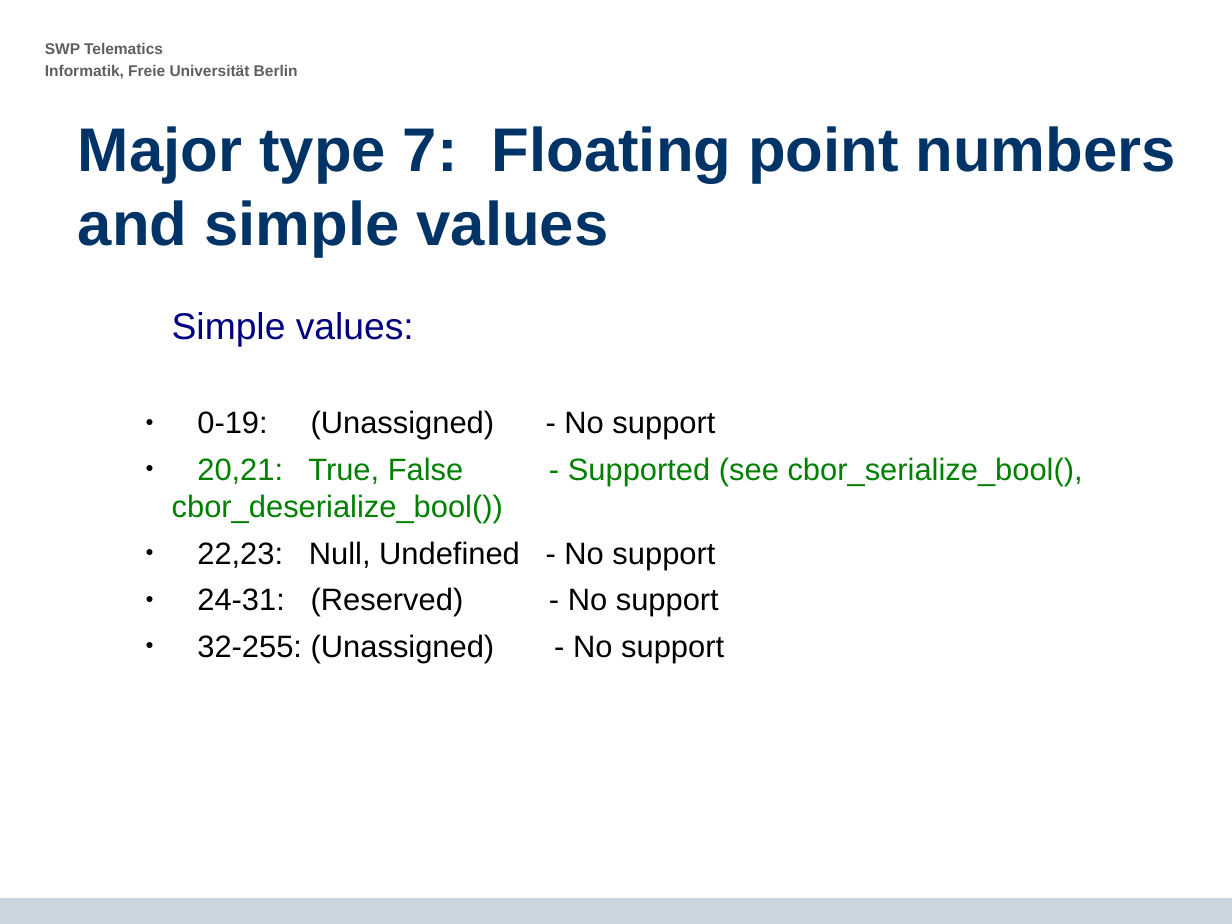
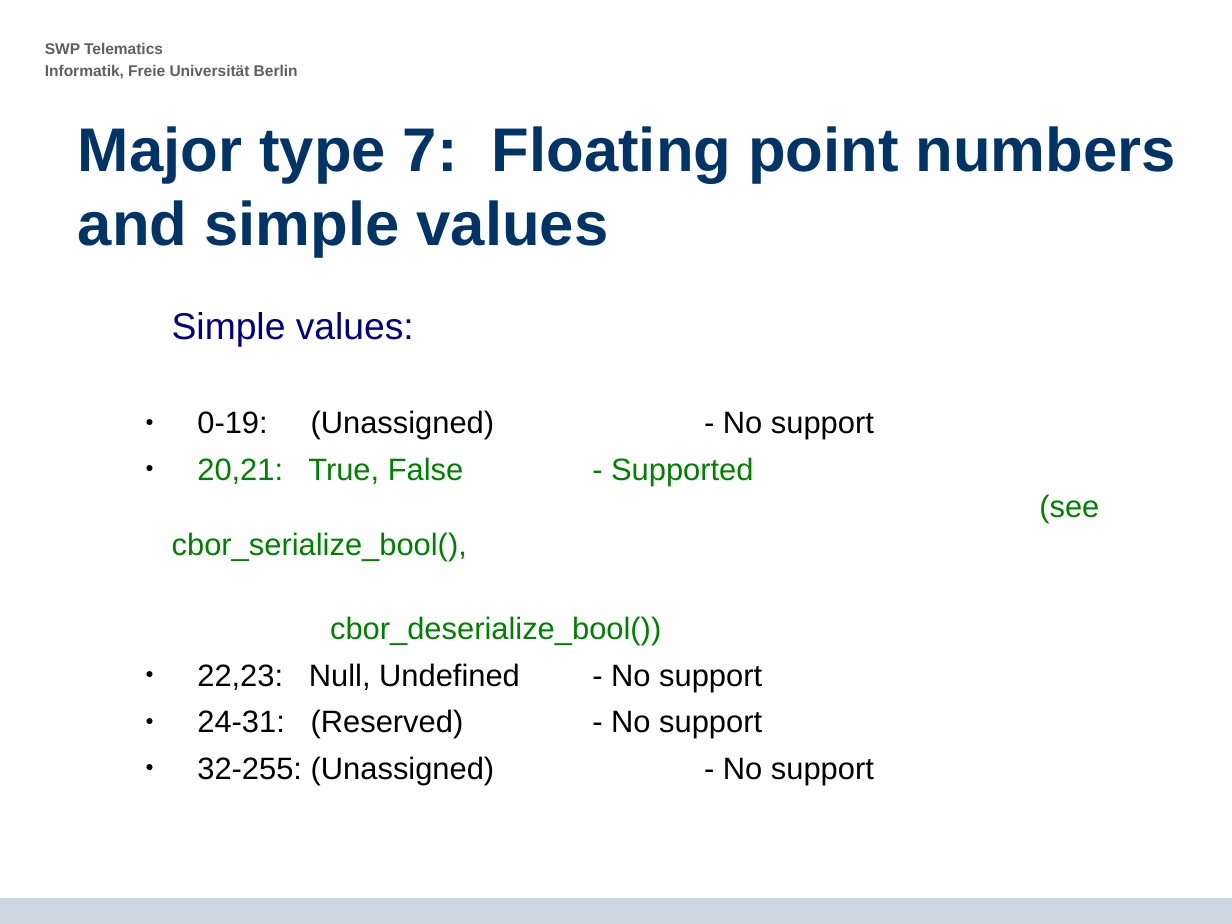
Before and after one commit to krf/cbor-for-riot, a slide deck: slide 22 of CBOR-Presentation_2014-07-15_final_presentation_v4.odp (slide 21 before the commit). Drawn at 1232x924 pixels with LibreOffice and Linux fonts; fonts in the diff are those of the drawing; background and template pictures are left out. Boxes give left, top, right and bottom in pixels: in the first picture for what was removed or moved away, otherwise in the second. Text is boxed around its words. In the diff, an @@ line names an element or a change of style, - is before the commit and + after.

```diff
--- a/CBOR-Presentation_2014-07-15_final_presentation_v4.odp
+++ b/CBOR-Presentation_2014-07-15_final_presentation_v4.odp
@@ text at [172, 457, 1099, 645]: text changed @@
-● 20,21: True, False - Supported (see cbor_serialize_bool(), cbor_deserialize_bool())
+● 20,21: True, False - Supported
+  (see cbor_serialize_bool(),
+            cbor_deserialize_bool())
```
Also in this commit, not shown: 8 other slides changed, 2 slides added, 1 slide removed.
